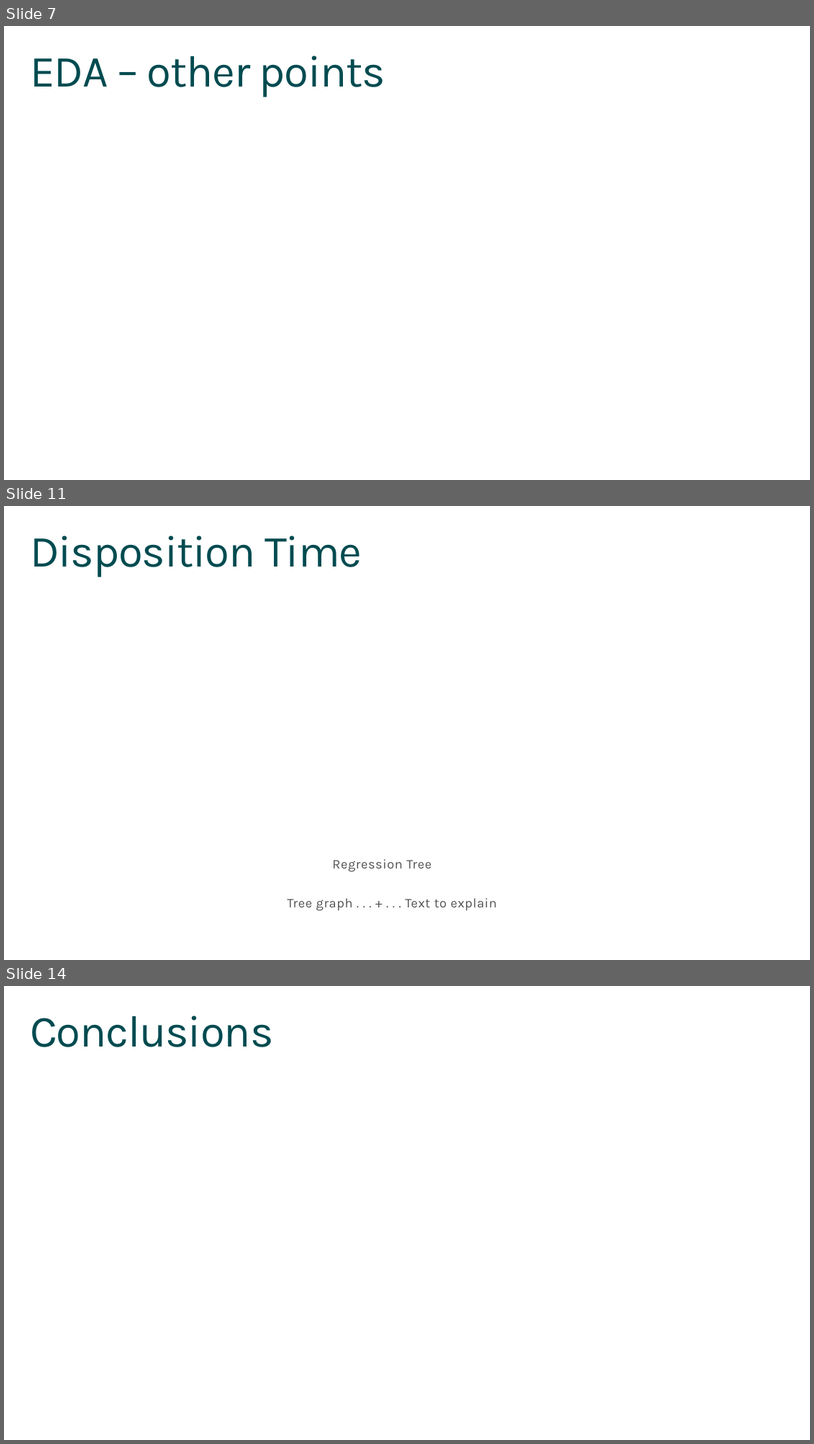
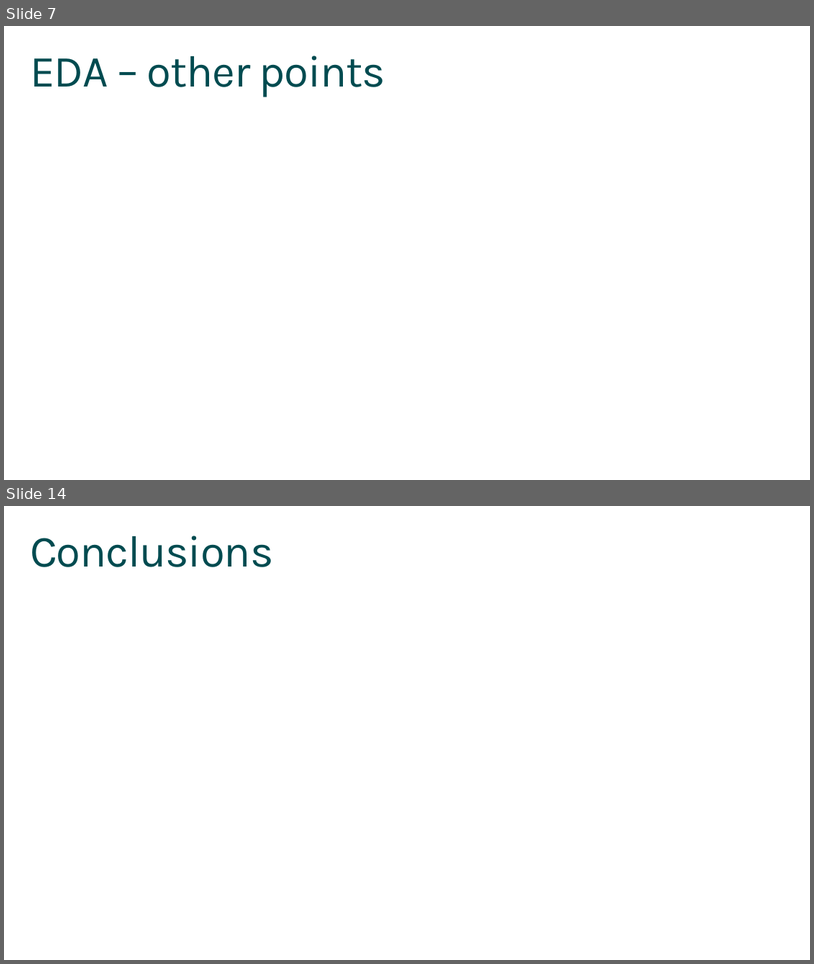
Before and after one commit to sourabh080892/capstone_KCL, a slide deck: code/Final Presentation v1.pptx. Shown one above the other, each under a label of ours: slides 7, 11 and 14 before the commit, slides 7 and 14 after it; the slides between them are not shown. The pictures are 814x1444 and 814x964 pixels, drawn with LibreOffice and Linux fonts; fonts in the diff are those of the drawing. Boxes give left, top, right and bottom in pixels: in the first picture for what was removed or moved away, otherwise in the second. Text is boxed around its words. In the diff, an @@ line names an element or a change of style, - is before the commit and + after.

```diff
--- a/code/Final Presentation v1.pptx
+++ b/code/Final Presentation v1.pptx
@@ slide 11 removed at [4,506,810,960], background #FFFFFF @@
@@ text removed at [30,536,362,577] @@
-Disposition Time
@@ text removed at [332,859,432,872] @@
-Regression Tree
@@ text removed at [287,898,497,911] @@
-Tree graph . . . + . . . Text to explain
```
Also in this commit, not shown: 9 slides changed, 2 slides added, 1 other slide removed.
